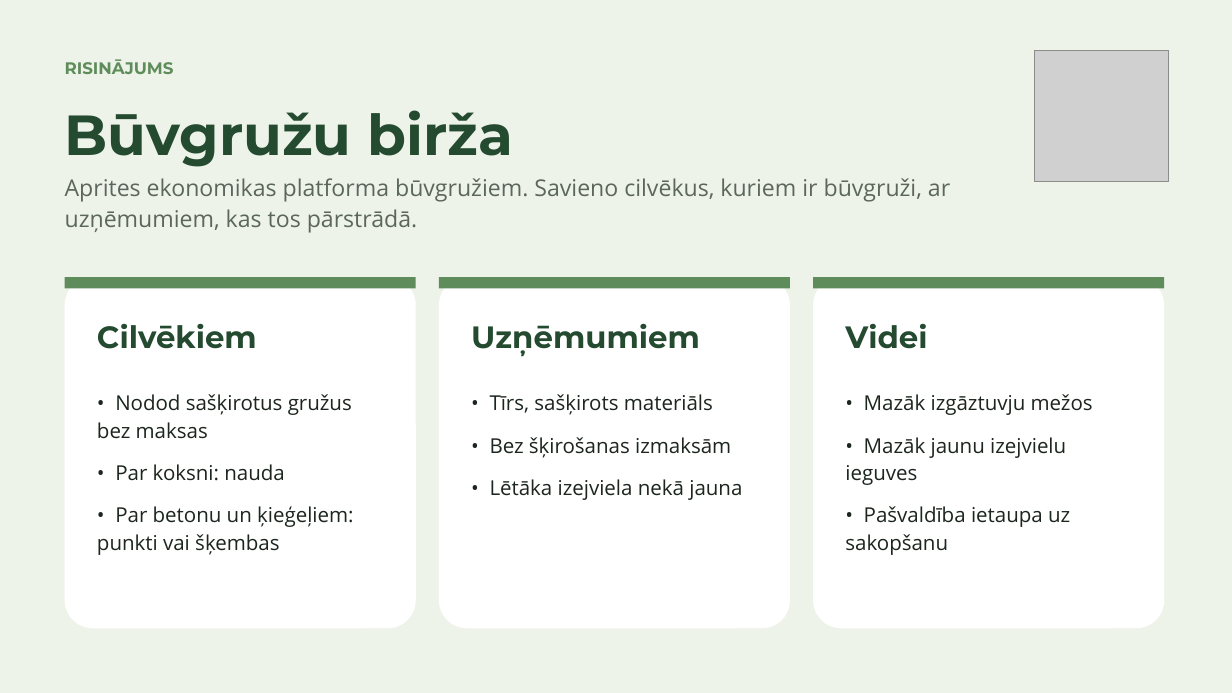
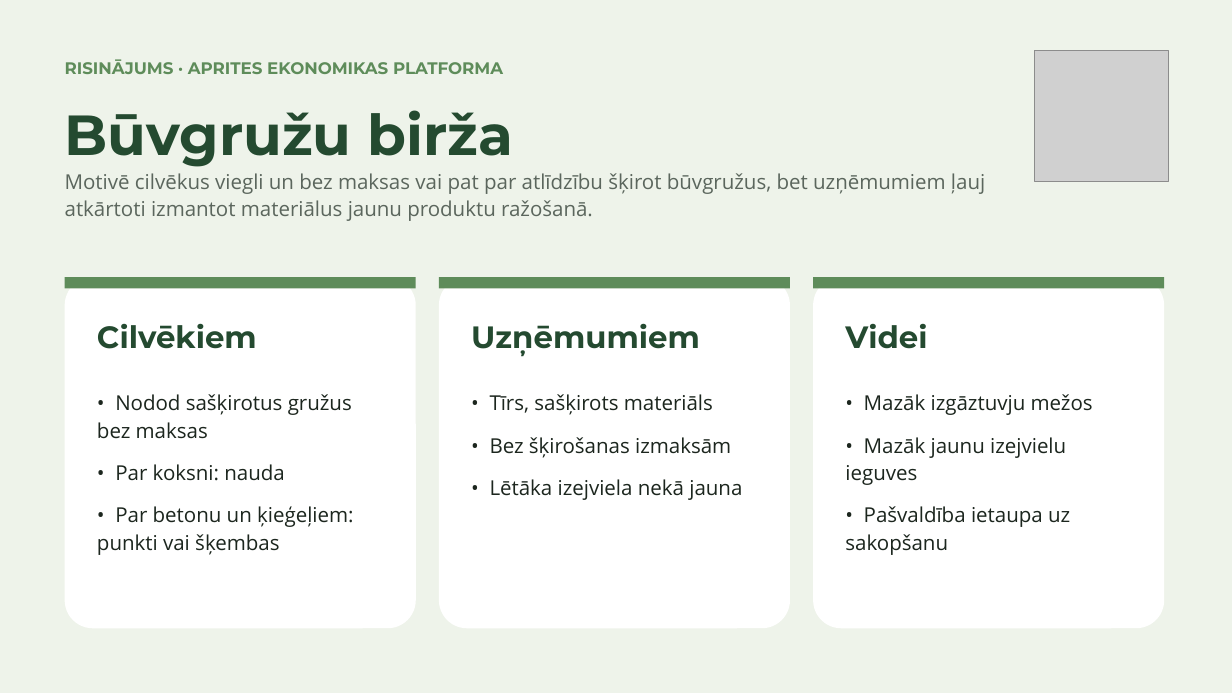
Before and after one commit to cimagustavs/Projekti_majaslapas, a slide deck: slide 2 of hakatons/buvgruzu-birza.pptx. Drawn at 1232x693 pixels with LibreOffice and Linux fonts; fonts in the diff are those of the drawing; grey boxes stand for pictures. Boxes give left, top, right and bottom in pixels: in the first picture for what was removed or moved away, otherwise in the second. Text is boxed around its words. In the diff, an @@ line names an element or a change of style, - is before the commit and + after.

```diff
--- a/hakatons/buvgruzu-birza.pptx
+++ b/hakatons/buvgruzu-birza.pptx
@@ text at (65,59,503,74): text changed @@
-RISINĀJUMS
+RISINĀJUMS · APRITES EKONOMIKAS PLATFORMA
@@ text at (65,173,985,221): text changed; size 18 to 16 pt @@
-Aprites ekonomikas platforma būvgružiem. Savieno cilvēkus, kuriem ir būvgruži, ar uzņēmumiem, kas tos pārstrādā.
+Motivē cilvēkus viegli un bez maksas vai pat par atlīdzību šķirot būvgružus, bet uzņēmumiem ļauj atkārtoti izmantot materiālus jaunu produktu ražošanā.
```
Also in this commit, not shown: 1 other slide changed, 3 other files.
